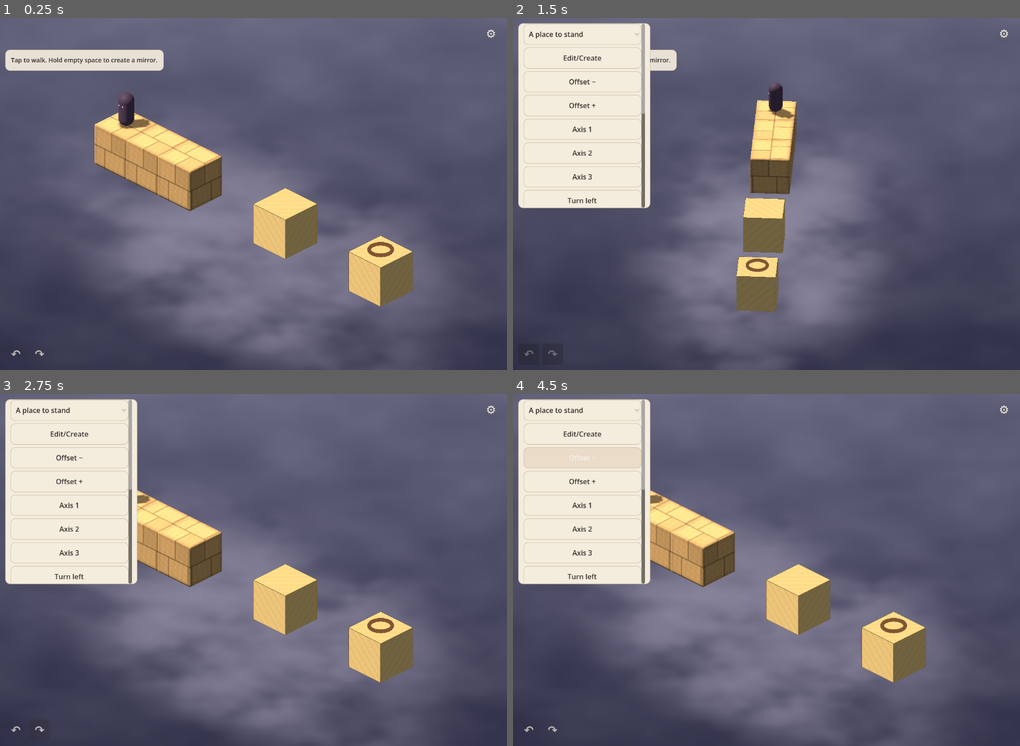
Above: before the commit, frames 1-4 (two rows, left to right).
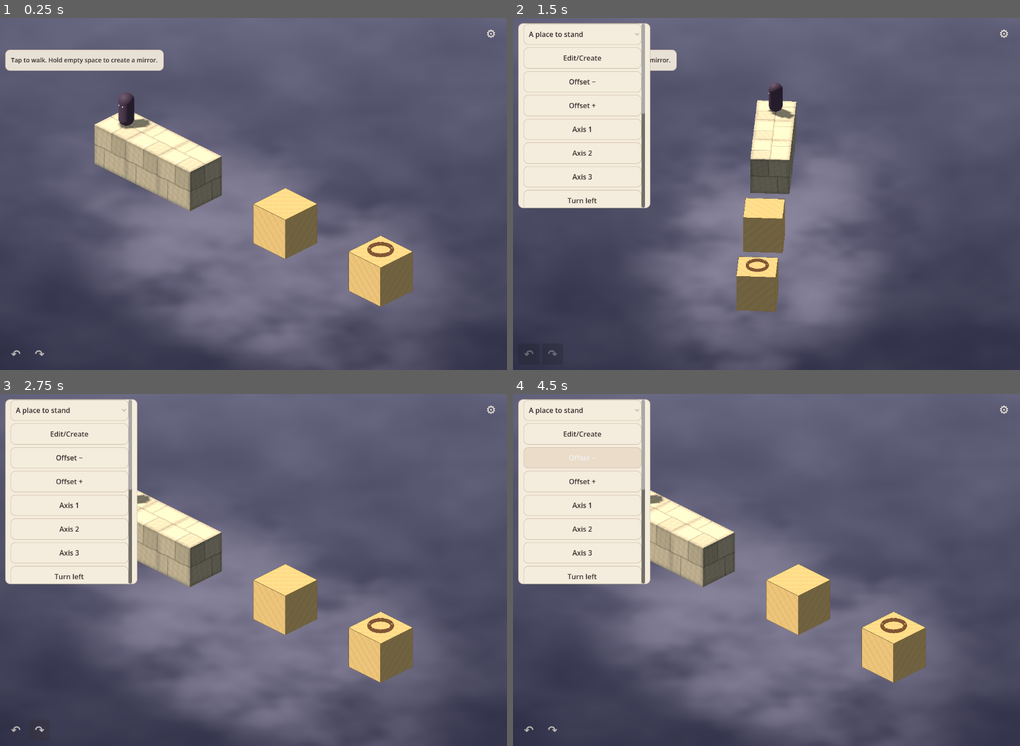
Above: after the commit, the same moments.

Repository: Camerash/mirror-game
Game: Godot game, scene res://main.tscn
The game is run twice, just before and just after one commit, with the same random seed, the same clock (stepped at 60 frames per second) and the same inputs.
Inputs:
- Up to frame 1 (0.25 s): no input
- Up to frame 2 (1.5 s): click "⚙" at 0.5 s; click "↶" at 1.25 s
- Up to frame 3 (2.75 s): click "↷" at 2 s
- Up to frame 4 (4.5 s): click "A place to stand" at 2.75 s; click "Edit/Create" at 3.5 s; click "Offset −" at 4.25 s

The runs differ from the first frame. In frame 1, 3.9% of the frame differs, in the area x 18-78%, y 26-68%; in frame 2, 1.5%; in frame 3, 2.6%; in frame 4, 2.6%.

Commit message:
Add holographic Level 1 materials and record the art trial

Diff:
--- /dev/null
+++ b/tests/visual_review.gd
@@ -0,0 +1,49 @@
+extends SceneTree
+## One native desktop/portrait review session for the immersive art trial.
+const Game := preload("res://game.gd")
+var game: Node3D
+
+func _initialize() -> void:
+	_run.call_deferred()
+
+func _run() -> void:
+	root.size = Vector2i(1152, 800)
+	game = Game.new()
+	root.add_child(game)
+	await _settle()
+	await _capture("immersive-play")
+	game.begin_preview()
+	await _settle()
+	for view: int in range(4):
+		await _capture("immersive-edit-%d" % view)
+		game.turn_camera(1)
+		await _settle()
+	game.apply_preview()
+	await _settle()
+	await _capture("immersive-placed")
+	game.walker.restore(Vector3(3.5, 0, 0), Vector3.ZERO)
+	game.edit_mirror()
+	game.remove_mirror()
+	await _settle()
+	await _capture("immersive-fall")
+	game.cancel_preview()
+	game.walker.restore(Vector3.ZERO, Vector3.ZERO)
+	root.size = Vector2i(390, 844)
+	game.edit_mirror()
+	await _settle()
+	await _capture("immersive-portrait")
+	print("Immersive native review captured desktop, four views, fall and portrait.")
+	game.queue_free()
+	await process_frame
+	quit()
+
+func _settle() -> void:
+	for tick: int in range(90):
+		await physics_frame
+		if tick > 30 and not game.camera.busy and not game.sheet.is_transitioning() and game.prediction["status"] != "pending":
+			return
+
+func _capture(label: String) -> void:
+	await RenderingServer.frame_post_draw
+	DirAccess.make_dir_recursive_absolute("res://test-output")
+	root.get_texture().get_image().save_png("res://test-output/%s.png" % label)
--- /dev/null
+++ b/world/hologram.gdshader
@@ -0,0 +1,28 @@
+shader_type spatial;
+render_mode blend_mix, diffuse_burley, cull_disabled, depth_prepass_alpha;
+
+uniform vec4 pigment : source_color = vec4(0.35, 0.55, 0.75, 1.0);
+uniform bool hologram_enabled = false;
+uniform vec3 box_centre;
+uniform vec3 box_size = vec3(1.0);
+varying vec3 world_position;
+varying vec3 world_normal;
+
+void vertex() {
+	world_position = (MODEL_MATRIX * vec4(VERTEX, 1.0)).xyz;
+	world_normal = normalize((MODEL_MATRIX * vec4(NORMAL, 0.0)).xyz);
+}
+
+void fragment() {
+	float top = smoothstep(0.58, 0.88, world_normal.y);
+	float contour = sin(world_position.x * 3.4 + sin(world_position.z * 2.6)) * 0.5 + 0.5;
+	vec3 normalized_box = abs(world_position - box_centre) / max(box_size * 0.5, vec3(0.05));
+	float edge_coordinate = max(min(normalized_box.x, normalized_box.y), min(max(normalized_box.x, normalized_box.y), normalized_box.z));
+	float boundary = smoothstep(0.88, 0.995, edge_coordinate);
+	vec3 pearl_blue = mix(vec3(0.29, 0.48, 0.70), vec3(0.70, 0.87, 0.98), contour * 0.24 + top * 0.34 + boundary * 0.24);
+	float grain = sin(world_position.x * 41.0 + world_position.z * 33.0) * sin(world_position.y * 37.0 + world_position.z * 21.0);
+	ALBEDO = hologram_enabled ? pearl_blue * (0.96 + grain * 0.035) : pigment.rgb;
+	EMISSION = hologram_enabled ? pearl_blue * (0.12 + top * 0.10 + boundary * 0.22) : vec3(0.0);
+	ROUGHNESS = 0.66;
+	ALPHA = hologram_enabled ? mix(0.42 + boundary * 0.26, 1.0, top) : 1.0;
+}
--- a/world/painted.gdshader
+++ b/world/painted.gdshader
@@ -27,23 +27,27 @@
 		vec3 face = abs(world_normal);
 		// Round the lighting at edges without moving vertices or walkable tops.
 		vec3 edge_distance = max(abs(local) - (half_size - vec3(0.045)), vec3(0.0));
-		vec3 rounded_normal = normalize(sign(local) * edge_distance);
+		vec3 rounded_normal = normalize(world_normal + sign(local) * edge_distance * 8.0);
 		NORMAL = normalize((VIEW_MATRIX * vec4(rounded_normal, 0.0)).xyz);
 		vec2 surface = face.y > max(face.x, face.z) ? local.xz : (face.x > face.z ? local.zy : local.xy);
-		vec2 scaled = surface * vec2(1.62, 1.34);
+		vec2 scaled = surface * vec2(1.42, 1.17);
+		scaled += vec2(sin(surface.y * 8.7), sin(surface.x * 9.3)) * 0.008;
 		float row = floor(scaled.y);
 		scaled.x += mod(row, 2.0) * 0.32 + (hash21(vec2(row, 8.0)) - 0.5) * 0.12;
 		vec2 tile = fract(scaled);
 		vec2 cell = floor(scaled);
-		float joint_width = 0.008 + hash21(cell) * 0.010;
+		float joint_width = 0.003 + hash21(cell) * 0.006;
 		float joint = 1.0 - smoothstep(joint_width, joint_width + 0.020, min(min(tile.x, 1.0 - tile.x), min(tile.y, 1.0 - tile.y)));
 		vec2 edge_axes = face.y > max(face.x, face.z) ? abs(local.xz / half_size.xz) : (face.x > face.z ? abs(local.zy / half_size.zy) : abs(local.xy / half_size.xy));
 		float bevel = smoothstep(0.78, 0.98, max(edge_axes.x, edge_axes.y));
 		float chip = sin(surface.x * 31.0 + surface.y * 17.0) * sin(surface.x * 11.0 - surface.y * 23.0) + (hash21(cell) - 0.5) * 0.35;
+		float wear = sin(surface.x * 4.3 + sin(surface.y * 3.1)) * 0.5 + 0.5;
+		float pores = sin(surface.x * 57.0 + surface.y * 41.0) * sin(surface.y * 47.0 - surface.x * 29.0);
 		float highlight = face.y > 0.8 ? 1.10 : 0.87;
-		color *= highlight + chip * 0.025 + (hash21(cell) - 0.5) * 0.09;
-		color = mix(color, color * 0.62, joint * 0.72);
+		color *= highlight + chip * 0.030 + (hash21(cell) - 0.5) * 0.10;
+		color = mix(color, color * 0.68, joint * 0.65);
 		color = mix(color, color * 0.78, bevel * 0.42);
+		color = mix(color, color * (0.94 + pores * 0.025), wear * 0.10);
 		color += vec3(0.045, 0.035, 0.020) * (1.0 - bevel) * (face.y > 0.8 ? 1.0 : 0.25);
 	} else if (absolute_surface) {
 		float bands = smoothstep(0.40, 0.44, fract((world_position.x + world_position.z + world_position.y) * 4.0));
--- a/world/world_view.gd
+++ b/world/world_view.gd
@@ -2,6 +2,7 @@
 extends Node3D
 
 const Paint := preload("res://world/painted.gdshader")
+const Hologram := preload("res://world/hologram.gdshader")
 var visual_root := Node3D.new()
 var collision_root := Node3D.new()
 var overlay_root := Node3D.new()
@@ -11,11 +12,15 @@
 var contact_signature := ""
 var trace_time := 0.0
 var materials: Dictionary = {}
+var hologram_material := ShaderMaterial.new()
 var drawn_solids: Array[Dictionary] = []
 var debug_collision := false
 var art_trial := false
 
 func _ready() -> void:
+	hologram_material.shader = Hologram
+	hologram_material.set_shader_parameter("pigment", Color("7099bd"))
+	hologram_material.set_shader_parameter("hologram_enabled", true)
 	for node: Node3D in [visual_root, collision_root, overlay_root, path_root, contact_root, trace_root]:
 		add_child(node)
 	for kind: String in ["original", "reflected", "absolute"]:
@@ -65,12 +70,17 @@
 	var material: ShaderMaterial = materials[solid["kind"]]
 	if not art_trial:
 		return material
+	if solid["kind"] == "reflected":
+		var hologram := hologram_material.duplicate() as ShaderMaterial
+		hologram.set_shader_parameter("box_centre", bounds.get_center())
+		hologram.set_shader_parameter("box_size", bounds.size)
+		return hologram
 	var stone := material.duplicate() as ShaderMaterial
 	stone.set_shader_parameter("stone_trial", true)
 	stone.set_shader_parameter("box_centre", bounds.get_center())
 	stone.set_shader_parameter("box_size", bounds.size)
 	if solid["kind"] == "original":
-		stone.set_shader_parameter("pigment", Color("c89c69"))
+		stone.set_shader_parameter("pigment", Color("b9ad98"))
 	elif solid["kind"] == "reflected":
 		stone.set_shader_parameter("pigment", Color("405877"))
 	return stone
@@ -132,6 +142,18 @@
 	node.position = feet + Vector3.UP * 0.055
 	node.material_override = _plain(color)
 	parent.add_child(node)
+	if art_trial and is_equal_approx(radius, 0.3):
+		_add_goal_carving(parent, feet, radius)
+
+func _add_goal_carving(parent: Node3D, feet: Vector3, radius: float) -> void:
+	var points := PackedVector3Array()
+	for index: int in 8:
+		var angle := TAU * float(index) / 8.0
+		var direction := Vector3(cos(angle), 0.0, sin(angle))
+		var centre := feet + Vector3.UP * 0.099 + direction * radius * 0.855
+		points.append(centre - direction * radius * 0.075)
+		points.append(centre + direction * radius * 0.075)
+	_lines(parent, points, Color("f3d89b"))
 
 
 func _lines(parent: Node3D, points: PackedVector3Array, color: Color) -> void:
Binary file added: docs/art/trial-02-in-game.png
Not shown, added: tests/visual_review.gd.uid
Not shown, added: world/hologram.gdshader.uid
Not shown, changed: GAME_DESIGN.md
Not shown, changed: README.md
Not shown, changed: VALIDATION.md
Not shown, changed: docs/art/README.md
